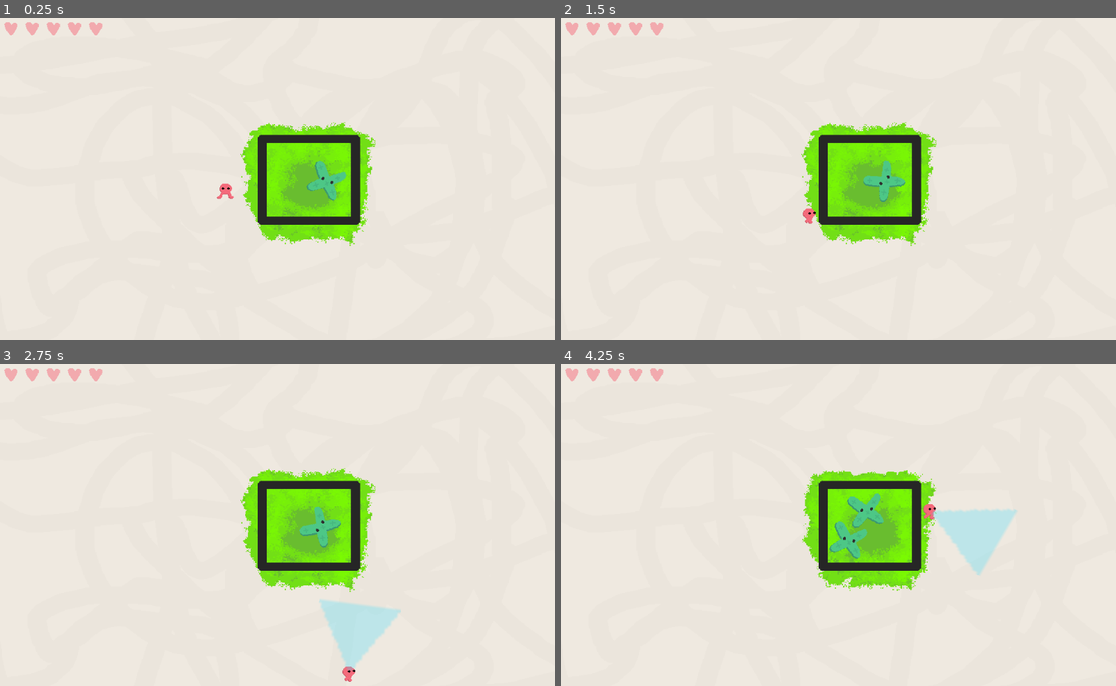
Above: before the commit, frames 1-4 (two rows, left to right).
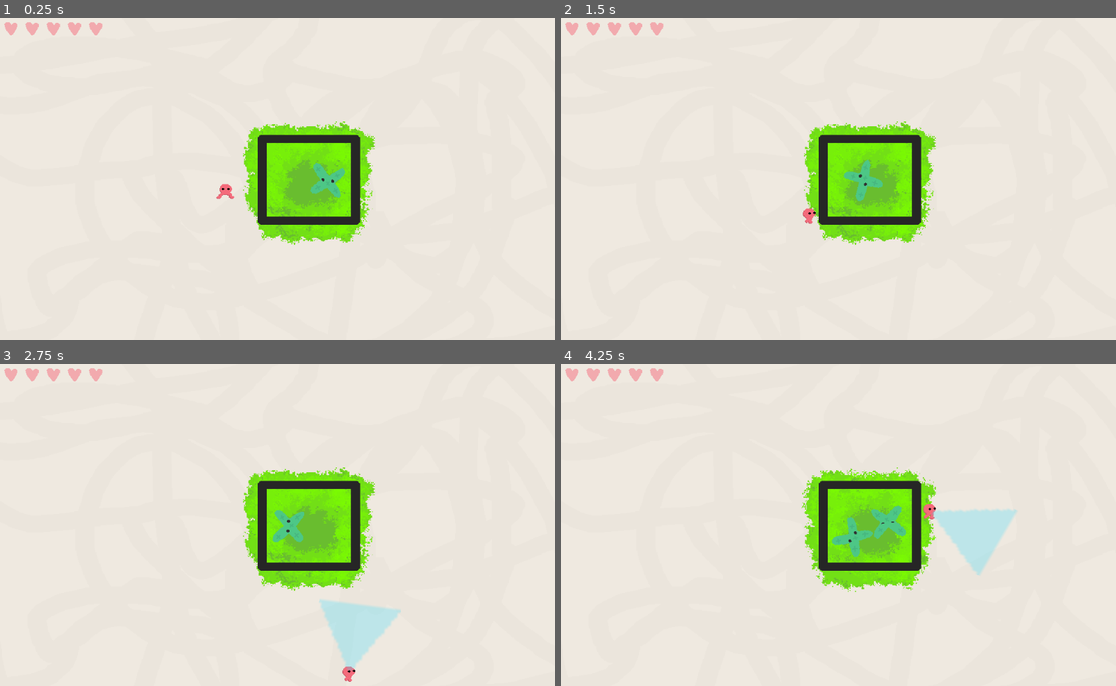
Above: after the commit, the same moments.

Repository: colinkarpfinger/HalfLife3
Game: Godot game, scene res://Scenes/Main.tscn
Two runs of this game, one before a commit and one after it. Both use one fixed random seed, a clock stepped at 60 frames per second and the inputs below.
Inputs (mouse positions are in pixels of both pictures, inside the frame that each line leads up to):
- Up to frame 1 (0.25 s): no input
- Up to frame 2 (1.5 s): move the mouse to (960, 162) at 0.52 s; press the mouse at (960, 162) at 0.53 s; hold D (move_right) 0.53-1.28 s; move the mouse to (727, 195) at 1.27 s; release the mouse at (727, 195) at 1.28 s; hold S (move_down) from 1.28 s (still down); click (727, 195) at 1.35 s
- Up to frame 3 (2.75 s): move the mouse to (333, 454) at 2.02 s; release S (move_down) at 2.03 s; press the mouse at (333, 454) at 2.03 s; hold D (move_right) from 2.03 s (still down)
- Up to frame 4 (4.25 s): move the mouse to (810, 592) at 2.77 s; release D (move_right) at 2.78 s; release the mouse at (810, 592) at 2.78 s; hold W (move_up) 2.78-3.53 s; click (810, 592) at 2.85 s; move the mouse to (1005, 576) at 3.52 s; press the mouse at (1005, 576) at 3.53 s; hold A (move_left) from 3.53 s (still down)

The runs differ from the first frame. In frame 1, 1.3% of the frame differs, in the area x 38-68%, y 32-71%; in frame 2, 1.6%; in frame 3, 1.8%; in frame 4, 2.0%, in the area x 43-68%, y 32-71%.

Commit message:
Added particle decay / lots of stuff

Diff:
--- a/ParticleTesting/Scripts/Beam.gd
+++ b/ParticleTesting/Scripts/Beam.gd
@@ -2,6 +2,8 @@
 
 extends Area2D
 
+
+export (float) var beamStrength = 5
 
 func _ready():
 	pass
@@ -10,4 +12,4 @@
 	for body in get_overlapping_bodies() :
 		if body.is_in_group("Particle"):
 			var particle : Particle = body
-			particle._slow()
+			particle._slow(beamStrength)
--- a/ParticleTesting/Scripts/Particle.gd
+++ b/ParticleTesting/Scripts/Particle.gd
@@ -2,17 +2,25 @@
 
 class_name Particle
 
+var animatedSprite = null
+var sprite = null
 
-export (float) var collisionSpeedUp = 1
+export (float) var collisionSpeedUp = 50
 export (float) var slowedDamp = 2
 export (float) var max_speed = 1000
 export (float) var start_scale = 1
+export (int) var startingHealth = 600
+export (float) var shakeAmount = 6
+
+onready var RNG = RandomNumberGenerator.new()
+var spawnTime = 0
 var slowed = false
 var decayLevel = 1
 var decayLevelMax = 4
 var absoluteScale = 1
 var decayOffset = 80
 var numParticlesOnDecay = 2
+var health = startingHealth
 
 enum colors {RED, YELLOW, GREEN}
 
@@ -24,17 +32,31 @@
 # var a = 2
 # var b = "text"
 
-const scales = [0.5, 0.35, 0.75, 0.5]
+const spriteScales = [0.5, 0.35, 0.75, 0.5]
+const globalScales = [1.0, 0.75, 0.5, 0.25]
 
 # Called when the node enters the scene tree for the first time.
 func _ready():
-	setScale(scales[decayLevel - 1])
-	pass # Replace with function body.
+#	health *= globalScales[decayLevel - 1]
+	RNG.randomize()
+	animatedSprite = get_node("Sprites/AnimatedSprite")
+	sprite = get_node("Sprites/Sprite")
+	setScale(spriteScales[decayLevel - 1])
+	pass
 
 
-# Called every frame. 'delta' is the elapsed time since the previous frame.
-#func _process(delta):
-#	pass
+
+func _process(_delta):
+	if state == states.ACTIVE && decayLevel < 4:
+		health -= 1
+	var shakeRange = 1 - max(0, health/startingHealth)
+	var shakeScale = globalScales[decayLevel - 1]
+	var x_shake = RNG.randfn(0, shakeRange * shakeAmount * shakeScale)
+	var y_shake = RNG.randfn(0, shakeRange * shakeAmount * shakeScale)
+	var shakeVector = Vector2(x_shake, y_shake)
+	animatedSprite.offset = shakeVector
+	sprite.offset = shakeVector
+
 
 
 func setScale(_scale):
@@ -47,11 +69,13 @@
 func _physics_process(_delta):
 	if slowed:
 		linear_damp = slowedDamp
+		angular_damp = slowedDamp
 		slowed = false
 	else:
 		linear_damp = 0
+		angular_damp = slowedDamp
 
-	if state == states.ACTIVE and rand_range(0, 100 / _delta) <= 1:
+	if state == states.ACTIVE and health <= 0:  #and rand_range(0, 100 / _delta) <= 1:
 		decay()
 	linear_velocity = linear_velocity.clamped(max_speed)
 
@@ -84,9 +108,12 @@
 				mass,
 				decayLevel + 1,
 				color,
-				1
+				states.ACTIVE
 			)
 	queue_free()
 
-func _slow():
-	slowed = true
+func _slow(beamStrength):
+	if state == states.ACTIVE:
+		health -= beamStrength / globalScales[decayLevel - 1]
+#		print(health)
+		slowed = true
--- a/ParticleTesting/Scripts/ParticleSpawner.gd
+++ b/ParticleTesting/Scripts/ParticleSpawner.gd
@@ -53,6 +53,8 @@
 	particle.set_position(position)
 	particle.linear_velocity = velocity
 	particle.mass = mass
+	particle.state = state
+#	particle.spawnTime = OS.get_ticks_msec()
 	return particle
 
 const center = Vector2(512, 300)
@@ -62,7 +64,7 @@
 
 	initialVelocity = initialVelocity.rotated(degrees)
 	var offset = Vector2(spawn_distance, 0).rotated(degrees)
-	var particle = spawn_particle(center + offset, initialVelocity, 1, 1, randi() % 3, 0)
+	var particle = spawn_particle(center + offset, initialVelocity, 1, 1, randi() % 3, Particle.states.INACTIVE)
 	var randomRotationDirection =  1 if rand_range(-1,1) > 0 else -1
 	particle.angular_velocity = maxRotationSpeed
 
--- a/ParticleTesting/Scripts/Reactor.gd
+++ b/ParticleTesting/Scripts/Reactor.gd
@@ -49,4 +49,5 @@
 
 func _on_Area2D_body_exited(body):
 	if body.is_in_group("Particle"):
-		body.state = Particle.states.ACTIVE
+		if body.state == Particle.states.INACTIVE:
+			body.state = Particle.states.ACTIVE
--- a/ParticleTesting/Subscenes/Particles/Green.tscn
+++ b/ParticleTesting/Subscenes/Particles/Green.tscn
@@ -54,6 +54,7 @@
 [node name="Sprites" type="Node2D" parent="."]
 
 [node name="Sprite" type="Sprite" parent="Sprites"]
+visible = false
 position = Vector2( -4, 4 )
 texture = ExtResource( 5 )
 script = ExtResource( 1 )
@@ -61,7 +62,7 @@
 [node name="AnimatedSprite" type="AnimatedSprite" parent="Sprites"]
 frames = SubResource( 5 )
 animation = "blink"
-frame = 2
+frame = 1
 playing = true
 script = ExtResource( 6 )
 
--- a/ParticleTesting/Subscenes/Particles/Red.tscn
+++ b/ParticleTesting/Subscenes/Particles/Red.tscn
@@ -58,7 +58,6 @@
 [node name="AnimatedSprite" type="AnimatedSprite" parent="Sprites"]
 frames = SubResource( 5 )
 animation = "blink"
-frame = 2
 playing = true
 script = ExtResource( 5 )
 
--- a/ParticleTesting/Subscenes/Player.tscn
+++ b/ParticleTesting/Subscenes/Player.tscn
@@ -10,55 +10,55 @@
 radius = 22.7247
 
 [sub_resource type="AtlasTexture" id=2]
-atlas = ExtResource( 4 )
+atlas = ExtResource( 6 )
 region = Rect2( 0, 0, 64, 64 )
 
 [sub_resource type="AtlasTexture" id=3]
-atlas = ExtResource( 4 )
+atlas = ExtResource( 6 )
 region = Rect2( 64, 0, 64, 64 )
 
 [sub_resource type="AtlasTexture" id=4]
-atlas = ExtResource( 4 )
+atlas = ExtResource( 6 )
 region = Rect2( 128, 0, 64, 64 )
 
 [sub_resource type="AtlasTexture" id=5]
-atlas = ExtResource( 4 )
+atlas = ExtResource( 6 )
 region = Rect2( 192, 0, 64, 64 )
 
 [sub_resource type="AtlasTexture" id=6]
 atlas = ExtResource( 6 )
-region = Rect2( 0, 0, 64, 64 )
+region = Rect2( 256, 0, 64, 64 )
 
 [sub_resource type="AtlasTexture" id=7]
 atlas = ExtResource( 6 )
+region = Rect2( 320, 0, 64, 64 )
+
+[sub_resource type="AtlasTexture" id=8]
+atlas = ExtResource( 4 )
+region = Rect2( 0, 0, 64, 64 )
+
+[sub_resource type="AtlasTexture" id=9]
+atlas = ExtResource( 4 )
 region = Rect2( 64, 0, 64, 64 )
 
-[sub_resource type="AtlasTexture" id=8]
-atlas = ExtResource( 6 )
+[sub_resource type="AtlasTexture" id=10]
+atlas = ExtResource( 4 )
 region = Rect2( 128, 0, 64, 64 )
 
-[sub_resource type="AtlasTexture" id=9]
-atlas = ExtResource( 6 )
+[sub_resource type="AtlasTexture" id=11]
+atlas = ExtResource( 4 )
 region = Rect2( 192, 0, 64, 64 )
-
-[sub_resource type="AtlasTexture" id=10]
-atlas = ExtResource( 6 )
-region = Rect2( 256, 0, 64, 64 )
-
-[sub_resource type="AtlasTexture" id=11]
-atlas = ExtResource( 6 )
-region = Rect2( 320, 0, 64, 64 )
 
 [sub_resource type="SpriteFrames" id=12]
 animations = [ {
-"frames": [ SubResource( 2 ), SubResource( 3 ), SubResource( 4 ), SubResource( 5 ) ],
+"frames": [ SubResource( 2 ), SubResource( 3 ), SubResource( 4 ), SubResource( 5 ), SubResource( 6 ), SubResource( 7 ) ],
+"loop": true,
+"name": "run",
+"speed": 5.0
+}, {
+"frames": [ SubResource( 8 ), SubResource( 9 ), SubResource( 10 ), SubResource( 11 ) ],
 "loop": true,
 "name": "default",
-"speed": 5.0
-}, {
-"frames": [ SubResource( 6 ), SubResource( 7 ), SubResource( 8 ), SubResource( 9 ), SubResource( 10 ), SubResource( 11 ) ],
-"loop": true,
-"name": "run",
 "speed": 5.0
 } ]
 
@@ -84,7 +84,6 @@
 
 [node name="AnimatedSprite" type="AnimatedSprite" parent="."]
 frames = SubResource( 12 )
-frame = 1
 speed_scale = 2.0
 playing = true
 
@@ -92,7 +91,6 @@
 shape = SubResource( 13 )
 
 [node name="Beam" type="Area2D" parent="."]
-visible = false
 scale = Vector2( 1.5, 1.5 )
 script = ExtResource( 5 )
 
--- a/ParticleTesting/Subscenes/Reactor.tscn
+++ b/ParticleTesting/Subscenes/Reactor.tscn
@@ -94,19 +94,18 @@
 [node name="ReactionSprite" type="AnimatedSprite" parent="."]
 position = Vector2( -2.37051, 5.01057 )
 frames = SubResource( 11 )
-frame = 5
 playing = true
 
 [node name="WallSprite" type="AnimatedSprite" parent="."]
 position = Vector2( -2.32518, 0.387522 )
-frames = SubResource( 18 )
+frames = SubResource( 20 )
 animation = "closed"
 playing = true
 
 [node name="Area2D" type="Area2D" parent="."]
 
 [node name="CollisionShape2D" type="CollisionShape2D" parent="Area2D"]
-shape = SubResource( 16 )
+shape = SubResource( 21 )
 
 [node name="Walls" type="Node2D" parent="."]
 scale = Vector2( 0.666667, 0.666667 )
Not shown: 2 places in ParticleTesting/Subscenes/Particle.tscn that only renumber resources
Not shown: 2 places in ParticleTesting/Subscenes/Particles/RedSmallParticleSprite.tscn that only renumber resources
Not shown: 2 places in ParticleTesting/Subscenes/Reactor.tscn that only renumber resources
